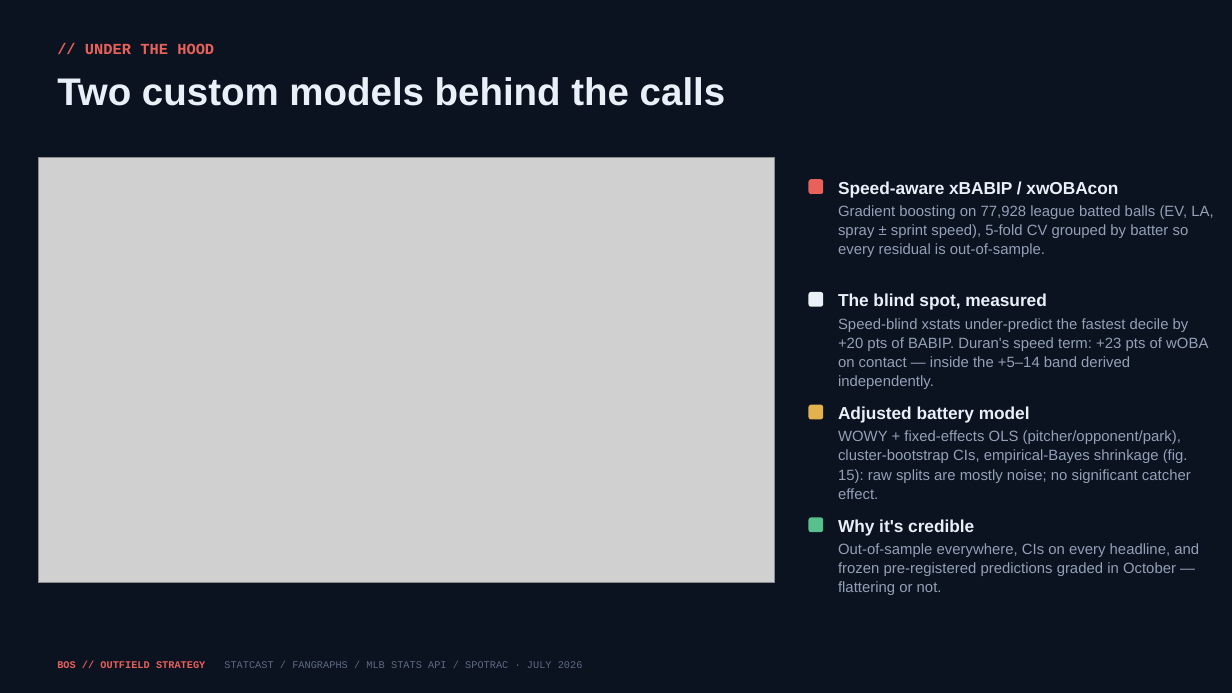
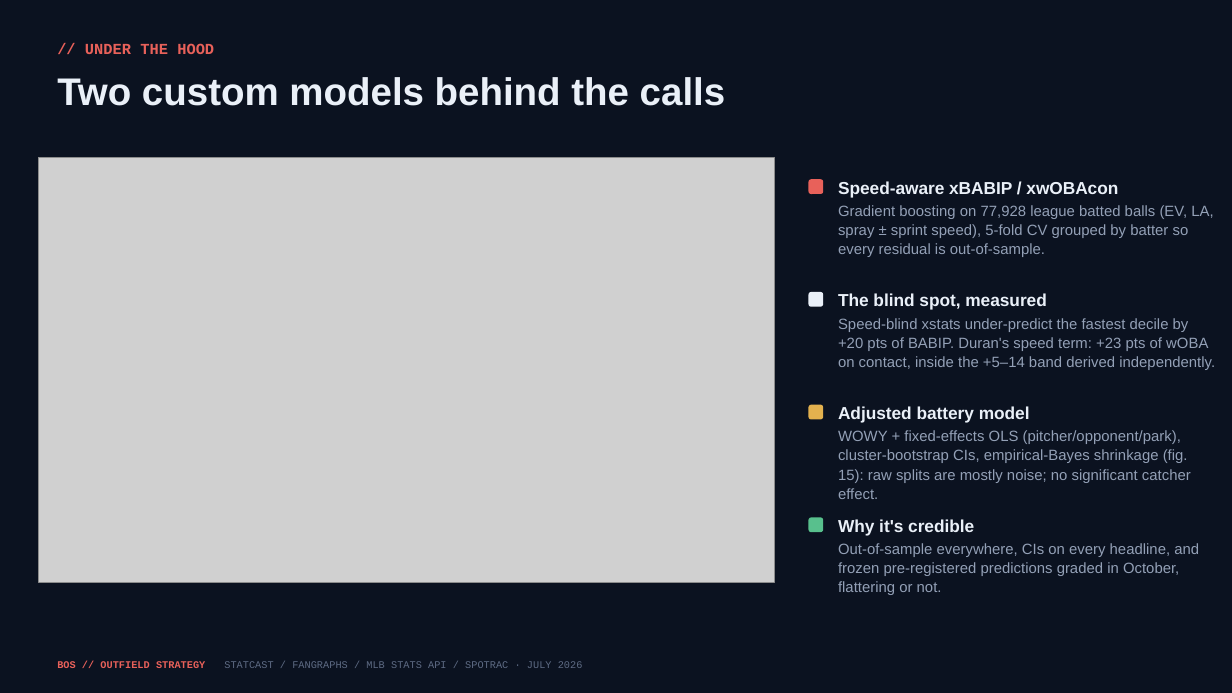
Before and after one commit to justinloo12/jarren-duran-outlier-analysis, a slide deck: slide 13 of outputs/Red_Sox_Outfield_Strategy.pptx. Drawn at 1232x693 pixels with LibreOffice and Linux fonts; fonts in the diff are those of the drawing; grey boxes stand for pictures. Boxes give left, top, right and bottom in pixels: in the first picture for what was removed or moved away, otherwise in the second. Text is boxed around its words. In the diff, an @@ line names an element or a change of style, - is before the commit and + after.

```diff
--- a/outputs/Red_Sox_Outfield_Strategy.pptx
+++ b/outputs/Red_Sox_Outfield_Strategy.pptx
@@ text at bbox=[838, 318, 1215, 370]: text changed @@
-Speed-blind xstats under-predict the fastest decile by +20 pts of BABIP. Duran's speed term: +23 pts of wOBA on contact — inside the +5–14 band derived independently.
+Speed-blind xstats under-predict the fastest decile by +20 pts of BABIP. Duran's speed term: +23 pts of wOBA on contact, inside the +5–14 band derived independently.
@@ text at bbox=[838, 543, 1199, 595]: text changed @@
-Out-of-sample everywhere, CIs on every headline, and frozen pre-registered predictions graded in October — flattering or not.
+Out-of-sample everywhere, CIs on every headline, and frozen pre-registered predictions graded in October, flattering or not.
```
Also in this commit, not shown: 13 other slides changed, 6 other files.
